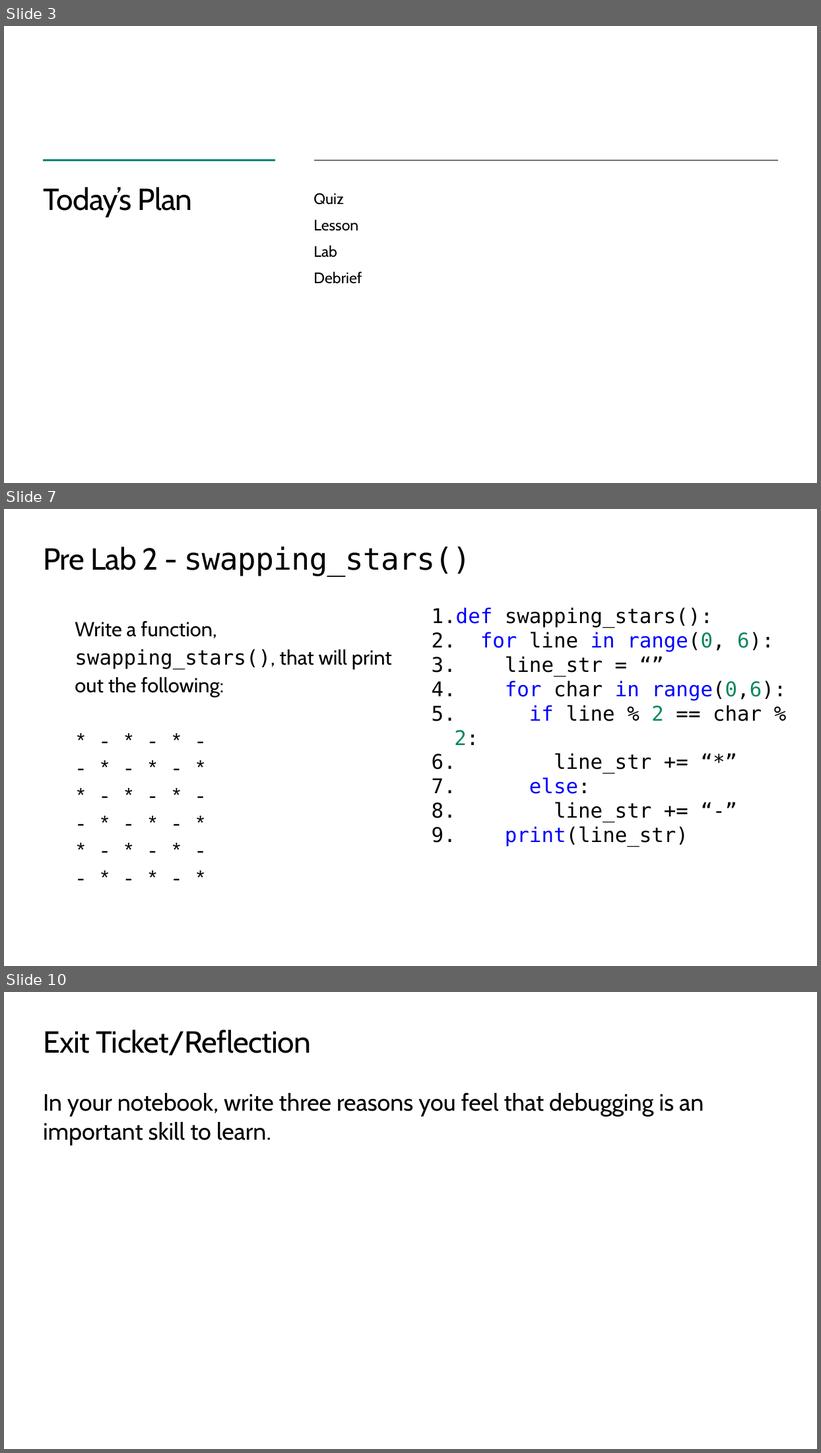
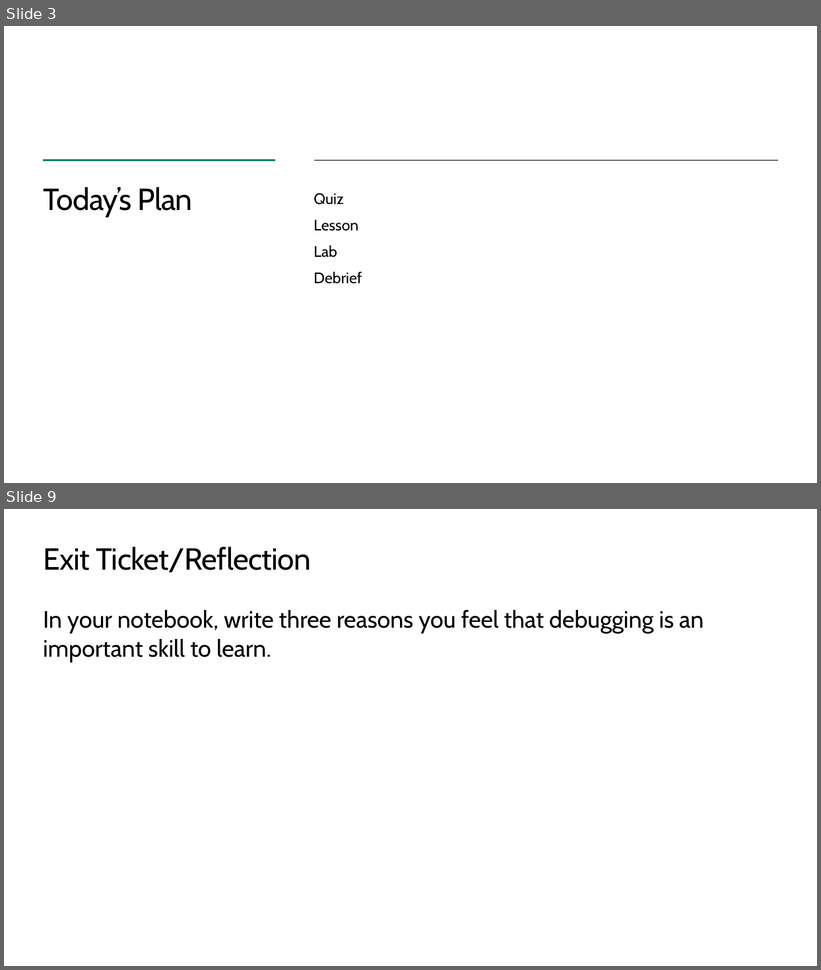
Before and after one commit to TEALSK12/2nd-semester-introduction-to-computer-science, a slide deck: units/4_unit/slidedecks/Intro Python 4.05 TEALS.pptx. Shown one above the other, each under a label of ours: slides 3, 7 and 10 before the commit, slides 3 and 9 after it; the slides between them are not shown. The pictures are 821x1453 and 821x970 pixels, drawn with LibreOffice and Linux fonts; fonts in the diff are those of the drawing; background and template pictures are left out. Boxes give left, top, right and bottom in pixels: in the first picture for what was removed or moved away, otherwise in the second. Text is boxed around its words. In the diff, an @@ line names an element or a change of style, - is before the commit and + after.

```diff
--- a/units/4_unit/slidedecks/Intro Python 4.05 TEALS.pptx
+++ b/units/4_unit/slidedecks/Intro Python 4.05 TEALS.pptx
@@ slide 7 removed at <box>4,509,817,966</box>, background #FFFFFF @@
@@ title removed at <box>43,547,471,577</box> @@
-Pre Lab 2 - swapping_stars()
@@ text removed at <box>432,607,786,823</box> @@
-1. def swapping_stars():
-2. for line in range(0, 6):
-3. line_str = “”
-4. for char in range(0,6):
-5. if line % 2 == char % 2:
-6. line_str += “*”
-7. else:
-8. line_str += “-”
-9. print(line_str)
@@ text removed at <box>75,621,392,697</box> @@
-Write a function, swapping_stars(), that will print out the following:
-* - * - * -
-- * - * - *
-* - * - * -
-- * - * - *
-* - * - * -
-- * - * - *
@@ what was slide 10 is now slide 9 @@
```
Also in this commit, not shown: 4 slides changed, 1 slide added, 1 other slide removed.
